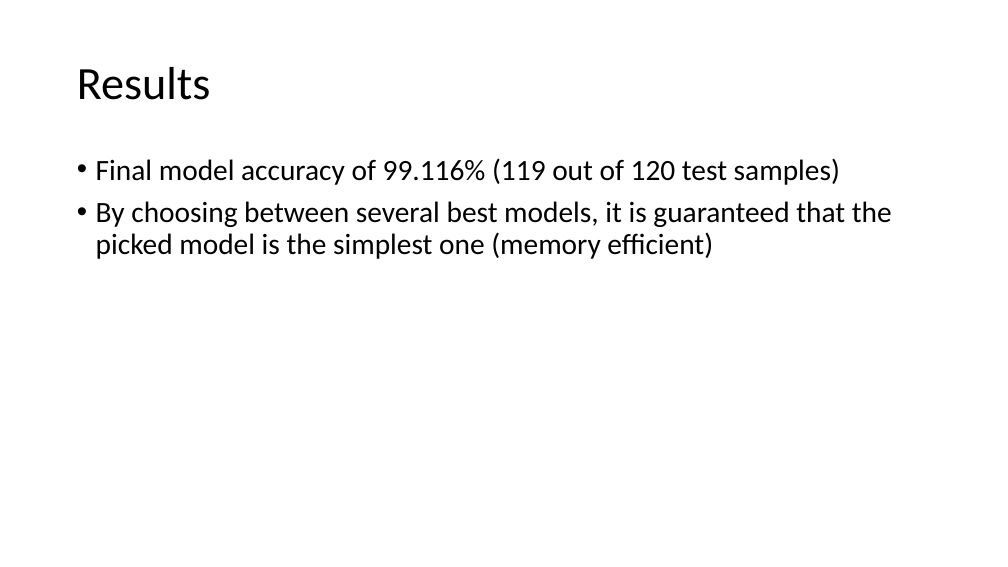
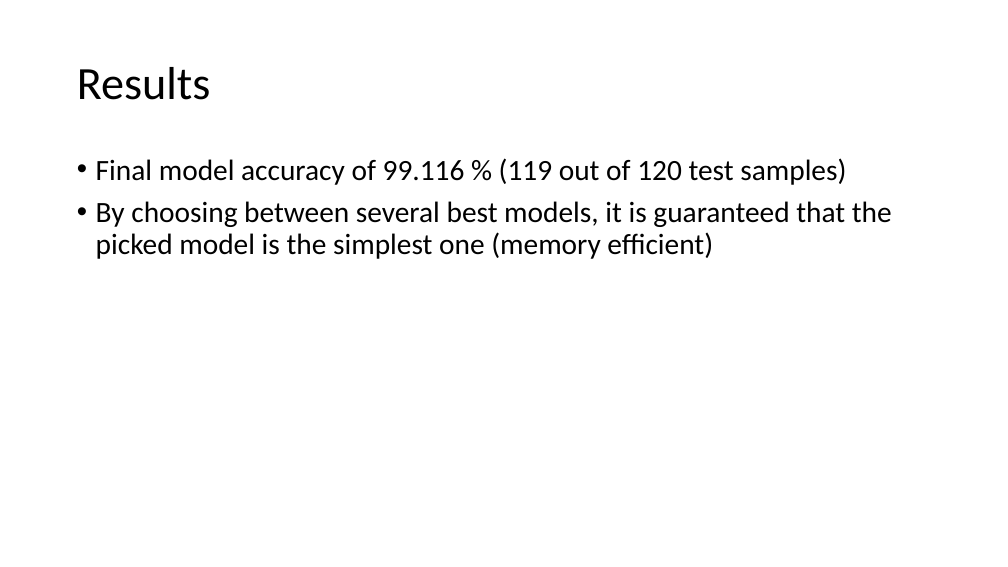
Before and after one commit to dmitrii-semenov/ML_project, a slide deck: slide 6 of Presentation.pptx. Drawn at 1008x567 pixels with LibreOffice and Linux fonts; fonts in the diff are those of the drawing; background and template pictures are left out. Boxes give left, top, right and bottom in pixels: in the first picture for what was removed or moved away, otherwise in the second. Text is boxed around its words. In the diff, an @@ line names an element or a change of style, - is before the commit and + after.

Commit message:
Presentation updated

```diff
--- a/Presentation.pptx
+++ b/Presentation.pptx
@@ rectangle added at [46,0,1008,567], fill #FFFFFF at 80% opacity @@
@@ text at [96,158,846,185]: spaces changed @@
-• Final model accuracy of 99.116% (119 out of 120 test samples)
+• Final model accuracy of 99.116 % (119 out of 120 test samples)
```
Also in this commit, not shown: 4 other slides changed.
